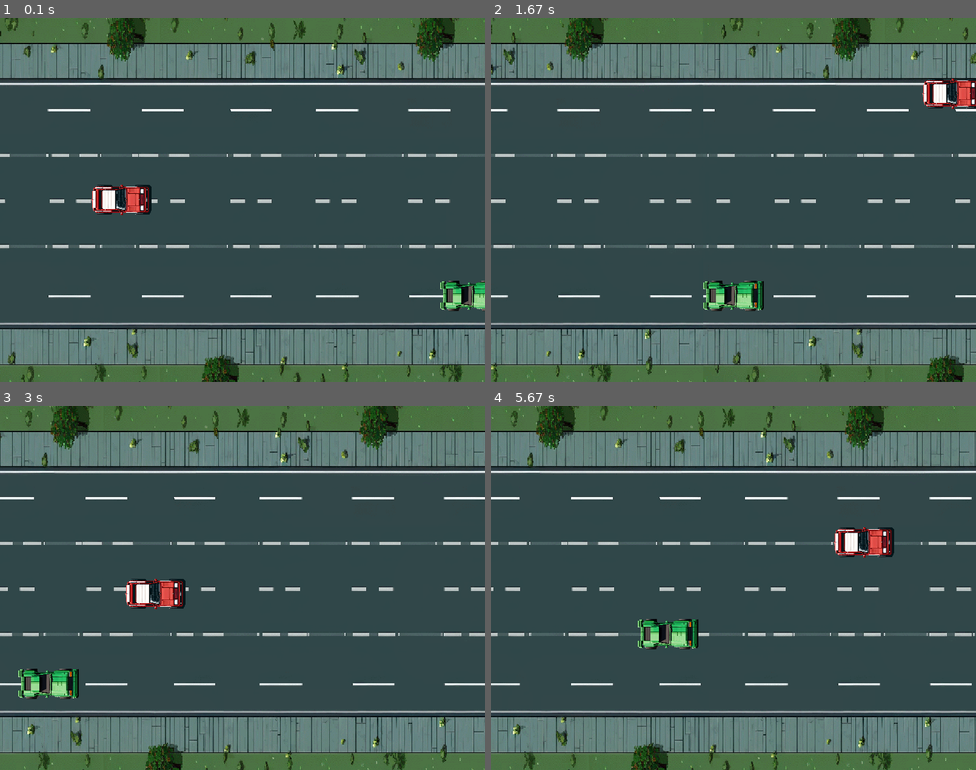
Above: before the commit, frames 1-4 (two rows, left to right).
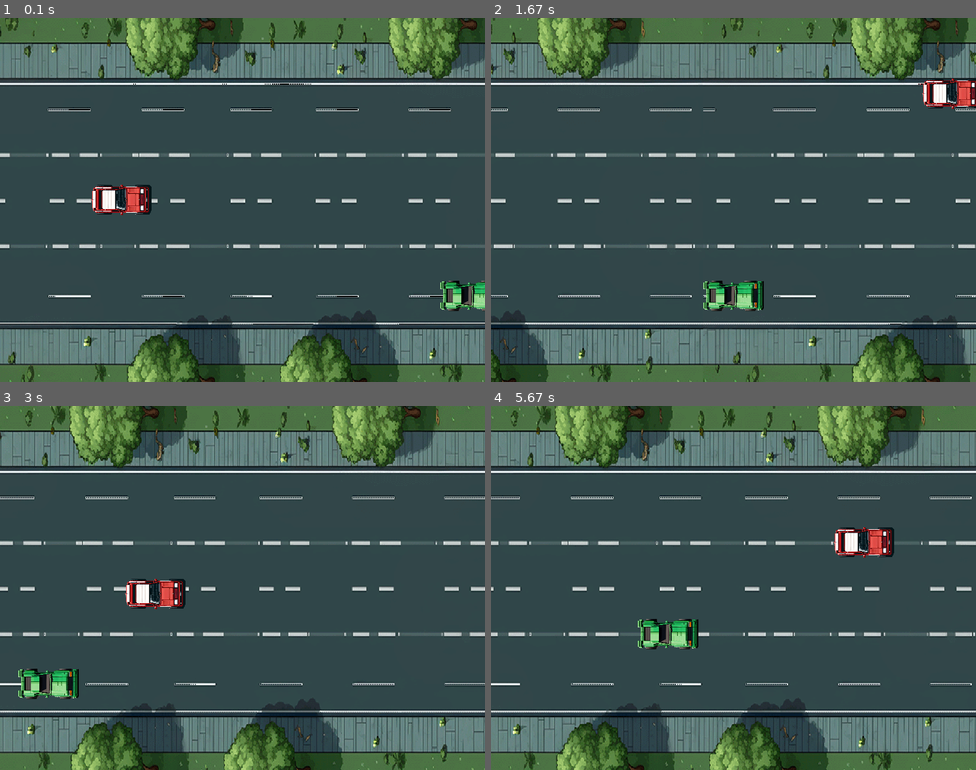
Above: after the commit, the same moments.

Repository: Florgol/Pygame-racing-game
Game: pygame game, started from main.py
Two runs of this game, one before a commit and one after it. Both use one fixed random seed, a clock stepped at 60 frames per second and the inputs below.
Inputs:
- Up to frame 1 (0.1 s): no input
- Up to frame 2 (1.67 s): hold Right 0.33-0.8 s; hold Up 0.83-1.13 s; hold Right 1.17-1.63 s
- Up to frame 3 (3 s): hold Left 1.67-2.2 s; hold Down 2.23-2.53 s; hold Left 2.57-2.97 s
- Up to frame 4 (5.67 s): hold Up 3-3.37 s; hold Right 3.4-4.03 s; hold Down 4.07-4.43 s; hold Left 4.47-4.93 s; hold Right 4.97-5.43 s; hold Up from 5.47 s (still down)

The runs differ from the first frame. In frame 1, 17% of the frame differs, in the area x 0-100%, y 0-100%; in frame 2, 15%; in frame 3, 17%; in frame 4, 17%.

Commit message:
loading transition images, tracking game time
I also had to change a buch of the files to get rid of the annoying "libpng warning: iCCP: known incorrect sRGB profile" message

Diff:
--- a/main.py
+++ b/main.py
@@ -18,14 +18,30 @@
 PLAYER_SPEED_MAX = 5
 PLAYER_SPEED_MIN = -5
 
+# Tracking game time
+start_time = pygame.time.get_ticks()
+
 # Pygame-Fenster einrichten
 screen = pygame.display.set_mode((WIDTH, HEIGHT))
 pygame.display.set_caption("ESA_3")
 
 # Laden des Hintergrundbilds
-background_image = pygame.image.load("backgrounds/background_4.png").convert()
+background_image = pygame.image.load("backgrounds/background_2.png").convert()
 background_image = pygame.transform.rotate(background_image, 90)  # Drehe den Hintergrund um 90 Grad nach rechts
 background_image = pygame.transform.scale(background_image, (950, 600))  # Verkleinere die Hintergrunddatei
+
+# Loading background transition images
+transition_images = [
+    pygame.transform.scale(
+        pygame.transform.rotate(
+            pygame.image.load(f"backgrounds\day_to_night_transition/background_2_day_to_night_{i}.png").convert(),
+            90
+        ),
+        (950, 600)
+    )
+    for i in range(1, 9)
+]
+
 
 # Initialisierung der Hintergrundposition
 bg_x = 0
Binary file changed: backgrounds/background_2.png
Binary file changed: backgrounds/day_to_night_transition/background_2_day_to_night_1.png
Binary file changed: backgrounds/day_to_night_transition/background_2_day_to_night_2.png
Binary file changed: backgrounds/day_to_night_transition/background_2_day_to_night_3.png
Binary file changed: backgrounds/day_to_night_transition/background_2_day_to_night_4.png
Binary file changed: backgrounds/day_to_night_transition/background_2_day_to_night_5.png
Binary file changed: backgrounds/day_to_night_transition/background_2_day_to_night_6.png
Binary file changed: backgrounds/day_to_night_transition/background_2_day_to_night_7.png
Binary file changed: backgrounds/day_to_night_transition/background_2_day_to_night_8.png
